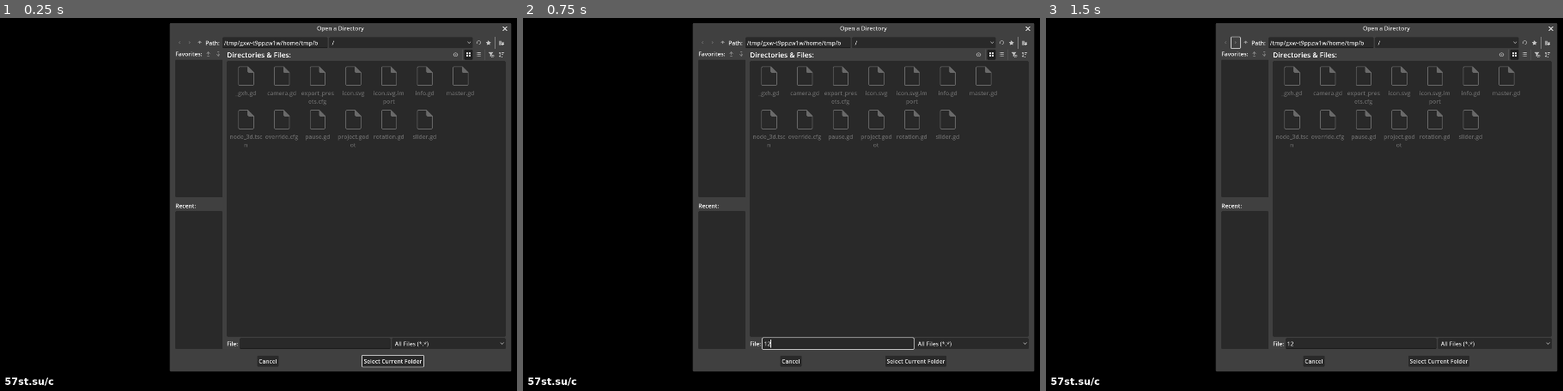
Above: before the commit, frames 1-3 (left to right).
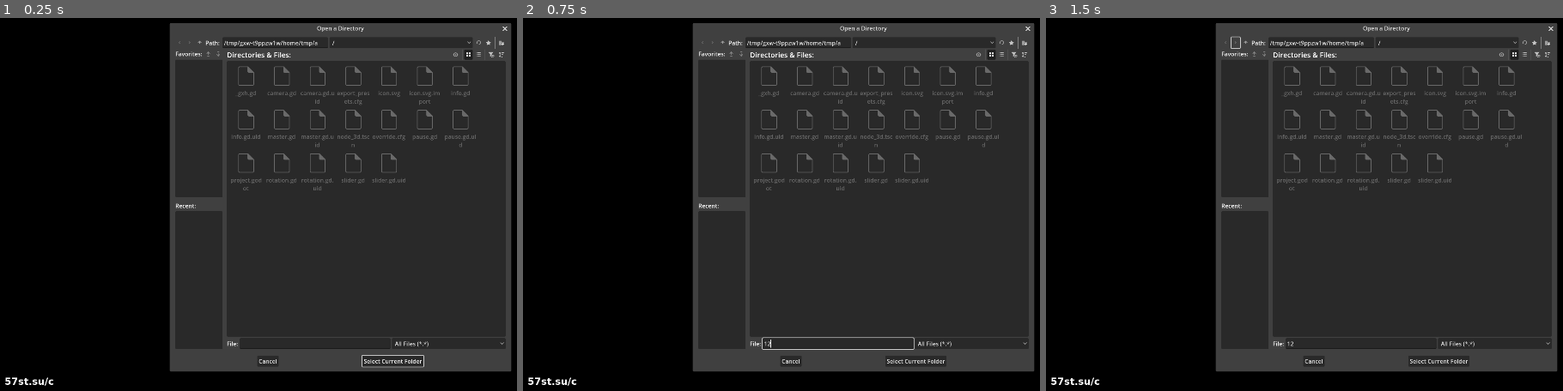
Above: after the commit, the same moments.

Repository: chaos-soft/ariel
Game: Godot game, scene res://node_3d.tscn
The game is run twice, just before and just after one commit, with the same random seed, the same clock (stepped at 60 frames per second) and the same inputs. The engine's default icon, where the game draws it, is replaced by a stand-in: a white triangle on a blue panel in a dark square.
Inputs (mouse positions are in pixels of both pictures, inside the frame that each line leads up to):
- Up to frame 1 (0.25 s): no input
- Up to frame 2 (0.75 s): click (838, 342) at 0.52 s; type "12" at 0.6 s
- Up to frame 3 (1.5 s): click (1237, 44) at 1.25 s

The runs differ from the first frame. In frame 1, 0.8% of the frame differs, in the area x 44-93%, y 5-47%; in frame 2, 0.8%; in frame 3, 0.8%.

Commit message:
Изменения
info kill_tween();
пауза останавливает только слайдер и кручение;
переход на версию 4.5.

Diff:
--- a/info.gd
+++ b/info.gd
@@ -1,11 +1,18 @@
 extends Label
 
 @onready var panel: Panel = get_parent()
+var tween: Tween = null
 var tween_timeout: float = 0.2
 
 
+func kill_tween() -> void:
+    if tween:
+        tween.kill()
+
+
 func show_hide(text_: String) -> void:
+    kill_tween()
     text = text_
-    var tween = create_tween()
+    tween = create_tween()
     tween.tween_property(panel, 'modulate', Color.WHITE, tween_timeout)
-    tween.tween_property(panel, 'modulate', Color.TRANSPARENT, tween_timeout).set_delay(1)
+    tween.tween_property(panel, 'modulate', Color.TRANSPARENT, tween_timeout).set_delay(3)
--- a/pause.gd
+++ b/pause.gd
@@ -1,11 +1,15 @@
 extends Node
 
 @onready var info: Label = get_node('/root/Node3D/MarginContainer/Panel/info')
+@onready var slider: MeshInstance3D = get_node('/root/Node3D/MeshInstance3D')
 
 
 func _input(_event: InputEvent) -> void:
     if Input.is_action_just_pressed('pause'):
-        if not get_tree().paused:
+        if slider.tween.is_running():
+            slider.rotation_.kill_tween()
+            slider.tween.pause()
             info.show_hide('paused')
             await get_tree().create_timer(info.tween_timeout).timeout
-        get_tree().paused = not get_tree().paused
+        else:
+            slider.tween.play()
--- a/project.godot
+++ b/project.godot
@@ -12,7 +12,7 @@
 
 config/name="ariel"
 run/main_scene="res://node_3d.tscn"
-config/features=PackedStringArray("4.3", "Forward Plus")
+config/features=PackedStringArray("4.5", "Forward Plus")
 run/max_fps=60
 boot_splash/bg_color=Color(0, 0, 0, 1)
 boot_splash/show_image=false
--- a/rotation.gd
+++ b/rotation.gd
@@ -19,6 +19,7 @@
 func kill_tween() -> void:
     if tween:
         tween.kill()
+    reset_rotation_degrees(default_rotation_degrees)
 
 
 func loop() -> void:
--- a/slider.gd
+++ b/slider.gd
@@ -1,12 +1,13 @@
 extends MeshInstance3D
 
-const rotation_ = preload('res://rotation.gd')
+const rotation_gd = preload('res://rotation.gd')
 signal image_changed
 var extensions = ['.jpg', '.png', 'jpeg', 'webp']
 var image_index: int = 0
 var images: Array[String] = []
 var images_random: Array[String] = []
 var path: String = ''
+var rotation_: MeshInstance3D = null
 var tween: Tween = null
 var tween_delay: float = 30
 var tween_timeout: float = 0.6
@@ -22,7 +23,7 @@
 
 
 func _ready():
-    rotation_.new(self)
+    rotation_ = rotation_gd.new(self)
 
 
 func change_image() -> void:
Not shown, added: camera.gd.uid
Not shown, changed: export_presets.cfg
Not shown, changed: icon.svg.import
Not shown, added: info.gd.uid
Not shown, added: master.gd.uid
Not shown: 1 places in node_3d.tscn that only renumber resources
Not shown, added: pause.gd.uid
Not shown, added: rotation.gd.uid
Not shown, added: slider.gd.uid
